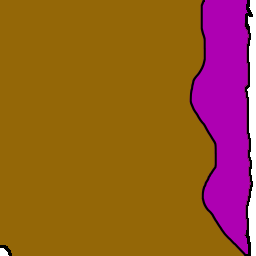
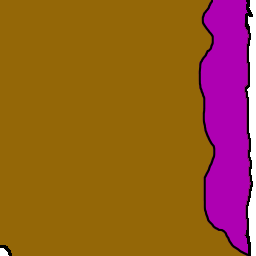
Layers edited between the first and the second 256 × 256 image:
hid "N3XR Bottom", painted on it over <box>189,0,248,256</box>
added layer "N3XR Bottom-New" above "N3XR Top-New" over <box>189,0,248,256</box>
